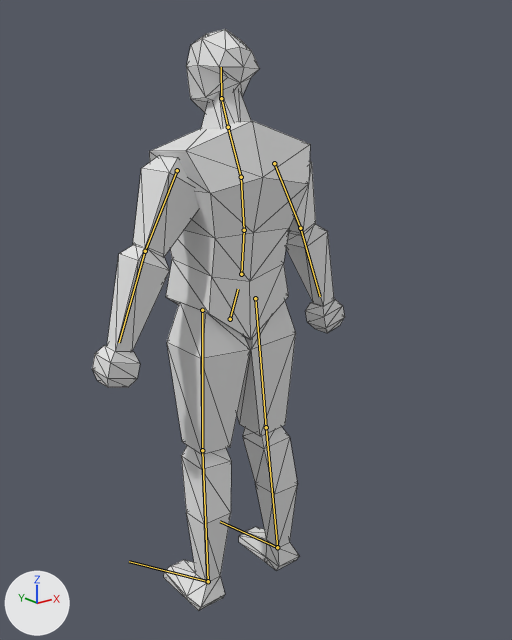
An edit to the glTF model TopDownGameHumanMODEL.glb, drawn before and after from the same camera.
Before and after are seen from a 50 mm camera at (-26.3, -35.6, 33.1) aimed at (2.8, 0.9, 18.6). Arrows for +X, +Y and +Z are at lower left; the lights stay in place. The first picture is the older version. The bones that change, and the others that lie on the model, are drawn over the model as lines. Mesh edges are drawn as thin lines.
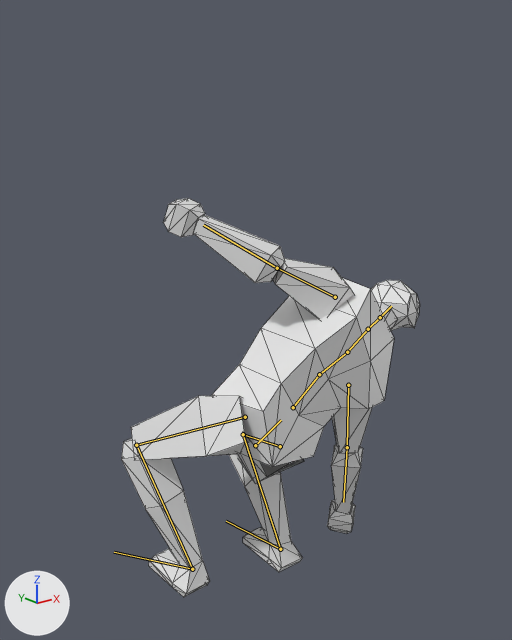
The newer file adds an action. The first version stands in its rest pose; the second is drawn at frame 24 of the action 'Thrown'.

Boxes (x1, y1, x2, y2) around the edits, measured in the pictures (512 x 640 px):
```json
{"object": "Cube.001", "change": "posed", "before": [92, 29, 345, 611], "after": [121, 198, 420, 597], "on screen": "18% wider, 31% shorter"}
{"bone": "body", "before": "(230, 319) to (238, 289)", "after": "(255, 445) to (281, 420)"}
{"bone": "body1", "before": "(241, 274) to (244, 230)", "after": "(293, 407) to (319, 374)"}
{"bone": "body2", "before": "(244, 230) to (241, 177)", "after": "(319, 374) to (347, 352)"}
{"bone": "body3", "before": "(241, 177) to (228, 127)", "after": "(347, 352) to (368, 329)"}
{"bone": "head", "before": "(221, 98) to (221, 67)", "after": "(380, 317) to (391, 306)"}
{"bone": "upperarm.l", "before": "(177, 170) to (145, 251)", "after": "(335, 297) to (277, 268)"}
{"bone": "lowerarm.l", "before": "(145, 251) to (119, 342)", "after": "(277, 268) to (203, 225)"}
{"bone": "upperarm.r", "before": "(274, 163) to (300, 228)", "after": "(348, 385) to (347, 447)"}
{"bone": "lowerarm.r", "before": "(300, 228) to (320, 296)", "after": "(347, 447) to (343, 502)"}
{"bone": "upperleg.l", "before": "(202, 310) to (202, 450)", "after": "(245, 417) to (136, 445)"}
{"bone": "lowerleg.l", "before": "(202, 450) to (208, 581)", "after": "(136, 445) to (192, 569)"}
{"bone": "foot.l", "before": "(208, 581) to (129, 561)", "after": "(192, 569) to (114, 552)"}
{"bone": "upperleg.r", "before": "(255, 298) to (266, 427)", "after": "(280, 446) to (243, 434)"}
{"bone": "lowerleg.r", "before": "(266, 427) to (277, 547)", "after": "(243, 434) to (280, 549)"}
{"bone": "foot.r", "before": "(277, 547) to (220, 521)", "after": "(280, 549) to (226, 521)"}
```

Scene script edits in JSON lines:
```json
{"block": "bone_body", "where": "bone_body = bpy.data.objects['Armature'].pose.bones['body']"}
{"op": "set", "path": "bone_body.location", "old": "(0.0, 0.0, 0.0)", "new": "(0.0, -6.53, -5.42)"}
{"op": "set", "path": "bone_body.rotation_quaternion", "old": "(1.0, 0.0, 0.0, 0.0)", "new": "(0.92, 0.051, -0.123, 0.369)", "note": "degrees (0, 0, 0) -> degrees (0, -15, 44)"}
{"block": "bone_body1", "where": "bone_body1 = bpy.data.objects['Armature'].pose.bones['body1']  # child of 'body'"}
{"op": "set", "path": "bone_body1.rotation_quaternion", "old": "(1.0, 0.0, 0.0, 0.0)", "new": "(0.998, -0.057, -0.003, 0.013)", "note": "degrees (0, 0, 0) -> degrees (-7, 0, 1)"}
{"block": "bone_body2", "where": "bone_body2 = bpy.data.objects['Armature'].pose.bones['body2']  # child of 'body1'"}
{"op": "set", "path": "bone_body2.rotation_quaternion", "old": "(1.0, 0.0, 0.0, 0.0)", "new": "(0.969, 0.019, 0.045, 0.243)", "note": "degrees (0, 0, 0) -> degrees (3, 4, 28)"}
{"block": "bone_body3", "where": "bone_body3 = bpy.data.objects['Armature'].pose.bones['body3']  # child of 'body2'"}
{"op": "set", "path": "bone_body3.rotation_quaternion", "old": "(1.0, 0.0, 0.0, 0.0)", "new": "(0.995, -0.095, -0.002, -0.014)", "note": "degrees (0, 0, 0) -> degrees (-11, 0, -2)"}
{"block": "bone_head", "where": "bone_head = bpy.data.objects['Armature'].pose.bones['head']  # child of 'neck'"}
{"op": "set", "path": "bone_head.rotation_quaternion", "old": "(1.0, 0.0, 0.0, 0.0)", "new": "(0.986, 0.164, 0.0, 0.0)", "note": "degrees (0, 0, 0) -> degrees (19, 0, 0)"}
{"block": "bone_upperarm_l", "where": "bone_upperarm_l = bpy.data.objects['Armature'].pose.bones['upperarm.l']  # child of 'body3'"}
{"op": "set", "path": "bone_upperarm_l.rotation_quaternion", "old": "(1.0, 0.0, 0.0, 0.0)", "new": "(0.981, 0.096, -0.111, 0.127)", "note": "degrees (0, 0, 0) -> degrees (10, -14, 14)"}
{"block": "bone_lowerarm_l", "where": "bone_lowerarm_l = bpy.data.objects['Armature'].pose.bones['lowerarm.l']  # child of 'upperarm.l'"}
{"op": "set", "path": "bone_lowerarm_l.rotation_quaternion", "old": "(1.0, 0.0, 0.0, 0.0)", "new": "(0.96, 0.276, -0.056, 0.0)", "note": "degrees (0, 0, 0) -> degrees (32, -6, -2)"}
{"block": "bone_upperarm_r", "where": "bone_upperarm_r = bpy.data.objects['Armature'].pose.bones['upperarm.r']  # child of 'body3'"}
{"op": "set", "path": "bone_upperarm_r.rotation_quaternion", "old": "(1.0, 0.0, 0.0, 0.0)", "new": "(0.884, 0.045, 0.252, -0.391)", "note": "degrees (0, 0, 0) -> degrees (-8, 29, -50)"}
{"block": "bone_lowerarm_r", "where": "bone_lowerarm_r = bpy.data.objects['Armature'].pose.bones['lowerarm.r']  # child of 'upperarm.r'"}
{"op": "set", "path": "bone_lowerarm_r.rotation_quaternion", "old": "(1.0, 0.0, 0.0, 0.0)", "new": "(0.983, 0.138, 0.11, -0.046)", "note": "degrees (0, 0, 0) -> degrees (16, 13, -4)"}
{"block": "bone_upperleg_l", "where": "bone_upperleg_l = bpy.data.objects['Armature'].pose.bones['upperleg.l']  # child of 'body'"}
{"op": "set", "path": "bone_upperleg_l.rotation_quaternion", "old": "(1.0, 0.0, 0.0, 0.0)", "new": "(0.818, 0.508, -0.213, -0.165)", "note": "degrees (0, 0, 0) -> degrees (66, -10, -30)"}
{"block": "bone_lowerleg_l", "where": "bone_lowerleg_l = bpy.data.objects['Armature'].pose.bones['lowerleg.l']  # child of 'upperleg.l'"}
{"op": "set", "path": "bone_lowerleg_l.rotation_quaternion", "old": "(1.0, 0.0, 0.0, 0.0)", "new": "(0.684, -0.695, 0.0, -0.221)", "note": "degrees (0, 0, 0) -> degrees (-88, -18, -19)"}
{"block": "bone_foot_l", "where": "bone_foot_l = bpy.data.objects['Armature'].pose.bones['foot.l']  # child of 'lowerleg.l'"}
{"op": "set", "path": "bone_foot_l.rotation_quaternion", "old": "(1.0, 0.0, 0.0, 0.0)", "new": "(0.971, 0.231, 0.057, 0.016)", "note": "degrees (0, 0, 0) -> degrees (27, 6, 3)"}
{"block": "bone_upperleg_r", "where": "bone_upperleg_r = bpy.data.objects['Armature'].pose.bones['upperleg.r']  # child of 'body'"}
{"op": "set", "path": "bone_upperleg_r.rotation_quaternion", "old": "(1.0, 0.0, 0.0, 0.0)", "new": "(0.65, 0.546, -0.154, -0.506)", "note": "degrees (0, 0, 0) -> degrees (68, 21, -62)"}
{"block": "bone_lowerleg_r", "where": "bone_lowerleg_r = bpy.data.objects['Armature'].pose.bones['lowerleg.r']  # child of 'upperleg.r'"}
{"op": "set", "path": "bone_lowerleg_r.rotation_quaternion", "old": "(1.0, 0.0, 0.0, 0.0)", "new": "(0.5, -0.825, 0.0, 0.263)", "note": "degrees (0, 0, 0) -> degrees (-114, 26, 17)"}
{"block": "bone_foot_r", "where": "bone_foot_r = bpy.data.objects['Armature'].pose.bones['foot.r']  # child of 'lowerleg.r'"}
{"op": "set", "path": "bone_foot_r.rotation_quaternion", "old": "(1.0, 0.0, 0.0, 0.0)", "new": "(0.909, 0.402, -0.082, -0.081)", "note": "degrees (0, 0, 0) -> degrees (48, -5, -12)"}
```
